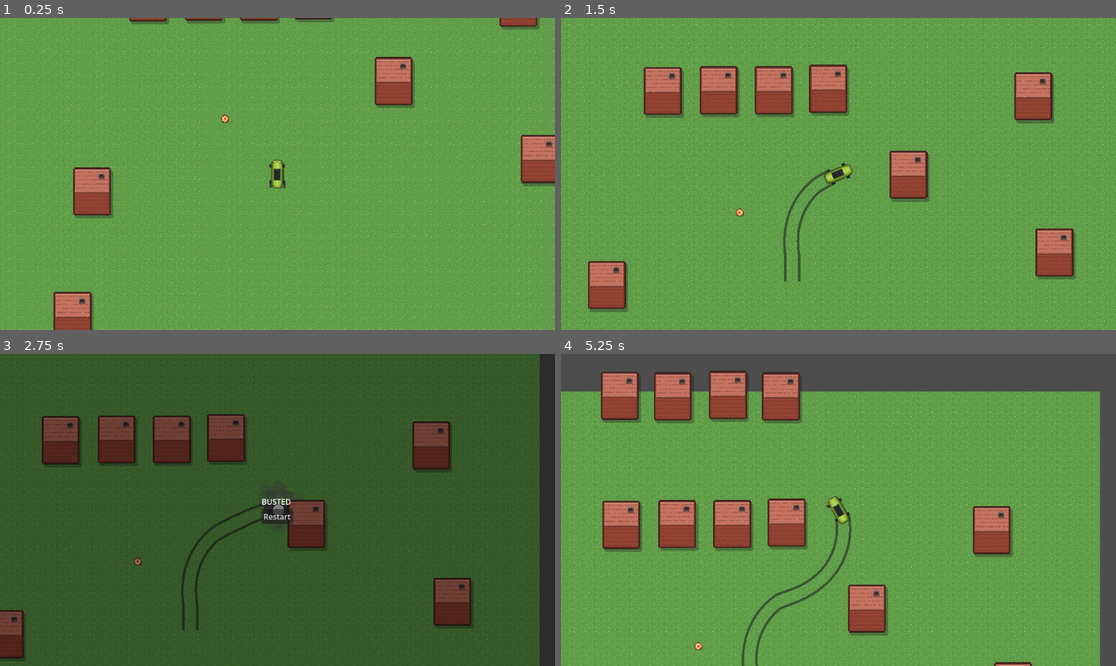
Above: before the commit, frames 1-4 (two rows, left to right).
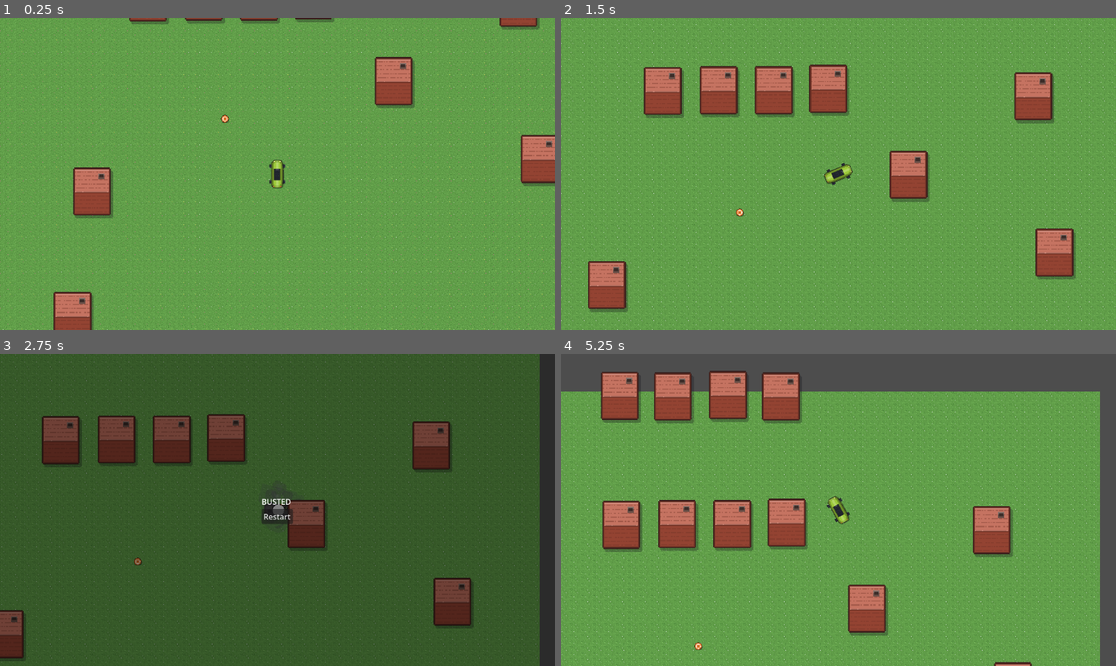
Above: after the commit, the same moments.

Repository: frost1335/car-game
Game: Godot game, scene res://scenes/Game.tscn
Same seed, same stepped clock (60 frames per second), same inputs: the game is played once before the commit and once after it.
Inputs:
- Up to frame 1 (0.25 s): no input
- Up to frame 2 (1.5 s): hold D (turn_right) 0.53-1.28 s; hold Down (brake) from 1.28 s (still down)
- Up to frame 3 (2.75 s): release Down (brake) at 2.03 s; hold D (turn_right) from 2.03 s (still down)
- Up to frame 4 (5.25 s): release D (turn_right) at 2.75 s; click "Restart" at 2.75 s; hold D (turn_right) 3.53-4.28 s; hold A (turn_left) from 4.28 s (still down)

The runs differ from the first frame. In frame 1, less than 0.1% of the frame differs, in the area x 48-52%, y 52-55%; in frame 2, 0.4%; in frame 3, 0.4%; in frame 4, 0.6%, in the area x 32-53%, y 51-100%.

Commit message:
feat: add trail with slip and texture, only fade away left

Diff:
--- a/scenes/Car.tscn
+++ b/scenes/Car.tscn
@@ -3,12 +3,11 @@
 [ext_resource type="Script" uid="uid://cgniwo785bdmw" path="res://scripts/player_car.gd" id="1_7u4s5"]
 [ext_resource type="PackedScene" uid="uid://bfuv5fhy3pbgg" path="res://scenes/Explosion.tscn" id="2_qn377"]
 [ext_resource type="Texture2D" uid="uid://bwbdr7omshmte" path="res://assets/cars/buggy_lime.png" id="2_ys5ts"]
+[ext_resource type="PackedScene" uid="uid://bbvu5s4e0r3t1" path="res://scenes/Trail.tscn" id="3_bfku0"]
 [ext_resource type="Texture2D" uid="uid://bplv47aadjhwa" path="res://assets/fx/wrecks/wreck_buggy_lime.png" id="3_vaoqk"]
 [ext_resource type="Script" uid="uid://csjs2a21dn32y" path="res://scripts/camera_2d.gd" id="4_fbyd5"]
 [ext_resource type="Texture2D" uid="uid://derlihuy40c71" path="res://assets/fx/smoke/smolders_sheet.png" id="5_t6kce"]
 [ext_resource type="Texture2D" uid="uid://cavxq8rol6ace" path="res://assets/fx/wheels/wheel_spin_sheet.png" id="5_v7lie"]
-[ext_resource type="Script" uid="uid://d3l2qcuq6wl3w" path="res://scripts/trail_left.gd" id="7_bfku0"]
-[ext_resource type="Script" uid="uid://brcrg3uktjgc8" path="res://scripts/trail_right.gd" id="8_i5sjj"]
 
 [sub_resource type="RectangleShape2D" id="RectangleShape2D_3unlm"]
 size = Vector2(92, 40)
@@ -25,6 +24,7 @@
 script = ExtResource("1_7u4s5")
 explosion_scene = ExtResource("2_qn377")
 wreck_texture = ExtResource("3_vaoqk")
+trail = ExtResource("3_bfku0")
 
 [node name="CollisionShape2D" type="CollisionShape2D" parent="." unique_id=691586055]
 z_index = 5
@@ -95,18 +95,6 @@
 color = Color(1, 1, 1, 0.627451)
 anim_offset_max = 1.0
 
-[node name="TrailLeft" type="Line2D" parent="." unique_id=594707338]
-top_level = true
-z_index = 1
-default_color = Color(0.1254902, 0.1254902, 0.1254902, 0.5882353)
-script = ExtResource("7_bfku0")
-
-[node name="TrailRight" type="Line2D" parent="." unique_id=1488068992]
-top_level = true
-z_index = 1
-default_color = Color(0.1254902, 0.1254902, 0.1254902, 0.5882353)
-script = ExtResource("8_i5sjj")
-
 [node name="Camera2D" type="Camera2D" parent="." unique_id=151300935]
 zoom = Vector2(0.5, 0.5)
 script = ExtResource("4_fbyd5")
--- /dev/null
+++ b/scenes/Trail.tscn
@@ -0,0 +1,18 @@
+[gd_scene format=3 uid="uid://bbvu5s4e0r3t1"]
+
+[ext_resource type="Script" uid="uid://dmd3qg0e6gsj" path="res://scripts/trail.gd" id="1_assad"]
+
+[sub_resource type="Curve" id="Curve_assad"]
+_data = [Vector2(0, 0.49627787), 0.0, 0.0, 0, 0, Vector2(0.15765765, 0.7022332), 1.9968979, 1.9968979, 0, 0, Vector2(0.49774775, 1), 0.0, 0.0, 0, 0, Vector2(0.8536036, 0.70471466), -2.0657582, -2.0657582, 0, 0, Vector2(1, 0.5062035), 0.0, 0.0, 0, 0]
+point_count = 5
+
+[sub_resource type="Gradient" id="Gradient_assad"]
+offsets = PackedFloat32Array(0, 0.3387978, 0.704918, 1)
+colors = PackedColorArray(0.15294118, 0.15294118, 0.15294118, 0.078431375, 0.15294118, 0.15294118, 0.15294118, 0.5882353, 0.15294118, 0.15294118, 0.15294118, 0.5882353, 0.15294118, 0.15294118, 0.15294118, 0.078431375)
+
+[node name="Trail" type="Line2D" unique_id=1031847807]
+top_level = true
+width_curve = SubResource("Curve_assad")
+default_color = Color(0.15294118, 0.15294118, 0.15294118, 0.5882353)
+gradient = SubResource("Gradient_assad")
+script = ExtResource("1_assad")
--- a/scripts/car.gd
+++ b/scripts/car.gd
@@ -30,11 +30,22 @@
 @export var wreck_impact_speed: float = 150.0   # at or above this -> destroyed
 @export var car_mass: float = 40.0              # much heavier than a cone
 
+# - Trail Scenes
+@export var trail: PackedScene
+
 var steer_direction: float = 0.0
 var acceleration: Vector2 = Vector2.ZERO
 var handbraking: bool = false
+var trail_left: Line2D
+var trail_right: Line2D
 
 var _dead: bool = false
+
+func _ready() -> void:
+	trail_left = trail.instantiate()
+	trail_right = trail.instantiate()
+	get_tree().current_scene.add_child.call_deferred(trail_left)
+	get_tree().current_scene.add_child.call_deferred(trail_right)
 
 func _physics_process(delta: float) -> void:
 	acceleration = Vector2.ZERO
@@ -55,9 +66,9 @@
 
 	_post_move()
 
-	_update_visuals(delta)
 
 	if not _dead:
+		_update_visuals(delta)
 		_handle_obstacle_impacts(pre_move_velocity)
 
 func _apply_resistance(delta: float) -> void:
--- a/scripts/player_car.gd
+++ b/scripts/player_car.gd
@@ -46,19 +46,19 @@
 # Called by police that hit us, AND by ourselves when we ram a stopped cruiser.
 # Guarded, so both paths firing in the same frame is harmless.
 func bust() -> void:
-	_spawn_explosion()
-	_become_wreck()
 	if _dead:
 		return
+	_become_wreck()
+	_spawn_explosion()
 	_dead = true
 	_bust_timer = bust_roll_time
 	busted.emit()
 
 func _destroy() -> void:
-	_spawn_explosion()
-	_become_wreck()
 	if _dead:
 		return
+	_become_wreck()
+	_spawn_explosion()
 	_dead = true
 	_bust_timer = 0.0          # zero timer = instant freeze, no roll-out
 	velocity = Vector2.ZERO
@@ -115,12 +115,28 @@
 	$Visuals/WheelFL.rotation = steer_direction
 	$Visuals/WheelFR.rotation = steer_direction
 
-
 	var forward_speed := velocity.dot(transform.x)      # signed: negative when reversing
 	_roll_distance += forward_speed * delta
-	var frame_index := int(_roll_distance / 32) % 4
+	var frame_index := posmod(int(_roll_distance / 32), 4)
 
 	$Visuals/WheelFL.frame = frame_index
 	$Visuals/WheelFR.frame = frame_index
 	$Visuals/WheelRL.frame = frame_index
 	$Visuals/WheelRR.frame = frame_index
+
+	var slip := absf(velocity.dot(transform.y))
+
+	if handbraking and slip > 120:
+		if trail_left and trail_right:
+			if trail_left.has_method("add_world_point") and trail_right.has_method("add_world_point"):
+				trail_left.add_world_point($Visuals/WheelRL.global_position)
+				trail_right.add_world_point($Visuals/WheelRR.global_position)
+		else:
+			trail_left = trail.instantiate()
+			trail_right = trail.instantiate()
+
+			get_tree().current_scene.add_child.call_deferred(trail_left)
+			get_tree().current_scene.add_child.call_deferred(trail_right)
+	else:
+		trail_left = null
+		trail_right = null
--- a/scripts/police_car.gd
+++ b/scripts/police_car.gd
@@ -130,9 +130,9 @@
 	return absf((velocity - other_vel).dot(c.get_normal()))
 
 func _destroy() -> void:
-	_spawn_explosion()
 	if _dead:      # idempotent -- safe to call from the other car
 		return
+	_spawn_explosion()
 	_dead = true
 	exploded.emit(global_position)
 	queue_free()
--- /dev/null
+++ b/scripts/trail.gd
@@ -0,0 +1,4 @@
+extends Line2D
+
+func add_world_point(target_position: Vector2) -> void:
+	add_point(target_position)
--- a/scripts/trail_left.gd
+++ /dev/null
@@ -1,6 +0,0 @@
-extends Line2D
-
-@onready var RearLeftWheel = $"../Visuals/WheelRL"
-
-func _process(delta: float) -> void:
-	add_point(RearLeftWheel.global_position)
--- a/scripts/trail_right.gd
+++ /dev/null
@@ -1,6 +0,0 @@
-extends Line2D
-
-@onready var RearRightWheel = $"../Visuals/WheelRR"
-
-func _process(delta: float) -> void:
-	add_point(RearRightWheel.global_position)
Not shown, added: scripts/trail.gd.uid
Not shown, removed: scripts/trail_left.gd.uid
Not shown, removed: scripts/trail_right.gd.uid
